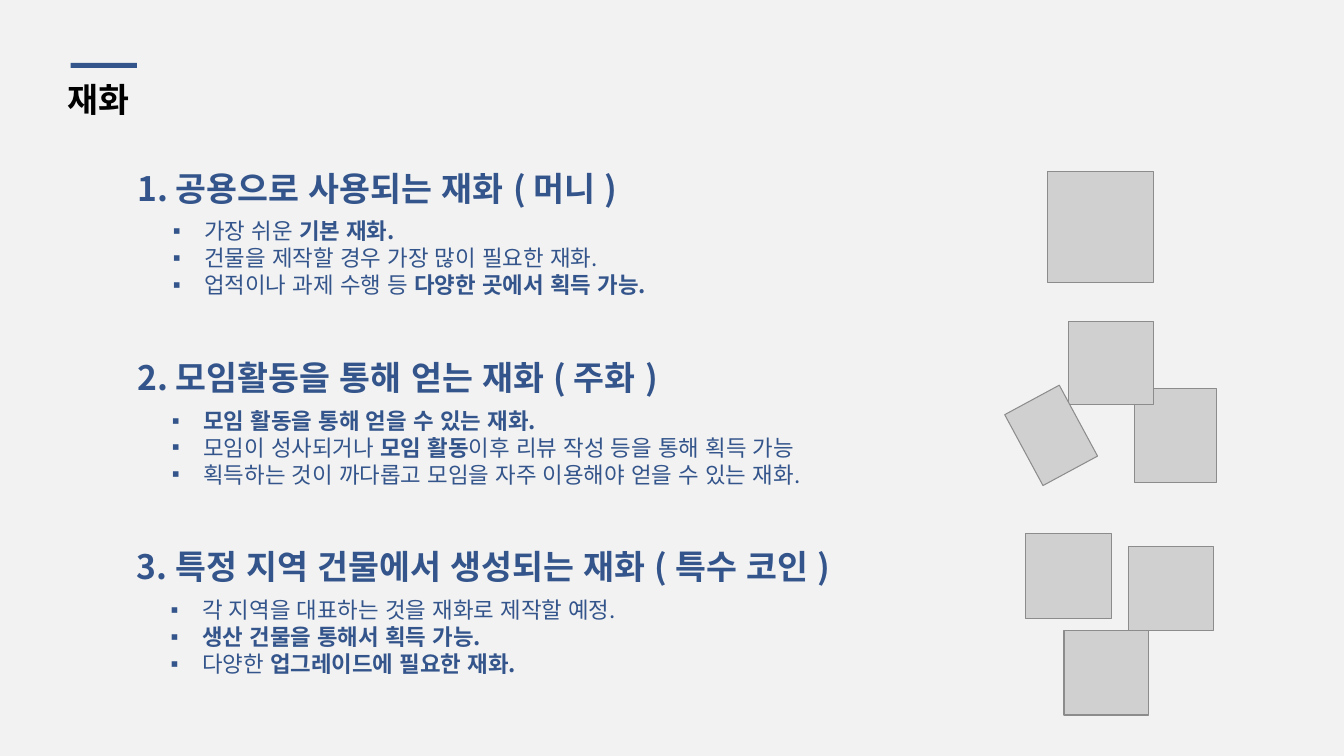
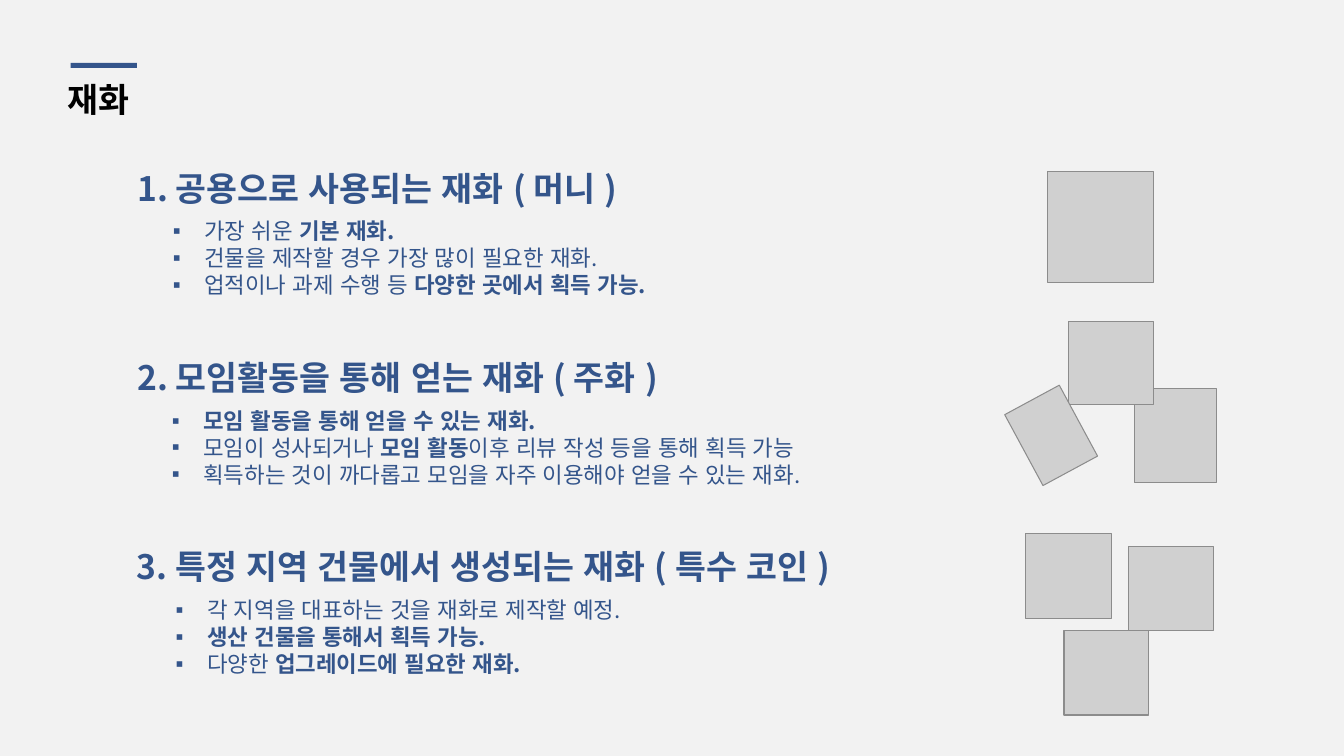
Before and after one commit to uiejin/tripy, a slide deck: slide 10 of 종설기발표.pptx. Drawn at 1344x756 pixels with LibreOffice and Linux fonts; fonts in the diff are those of the drawing; grey boxes stand for pictures. Boxes give left, top, right and bottom in pixels: in the first picture for what was removed or moved away, otherwise in the second. Text is boxed around its words. In the diff, an @@ line names an element or a change of style, - is before the commit and + after.

```diff
--- a/종설기발표.pptx
+++ b/종설기발표.pptx
@@ text "각 지역을 대표하는 것을 재화로 ...": place and size @@
-text "각 지역을 대표하는 것을 재화로 ..." at (202, 599, 616, 674)
+text "각 지역을 대표하는 것을 재화로 ..." at (207, 599, 621, 674)
```
Also in this commit, not shown: 2 other slides changed, 1 other file.
